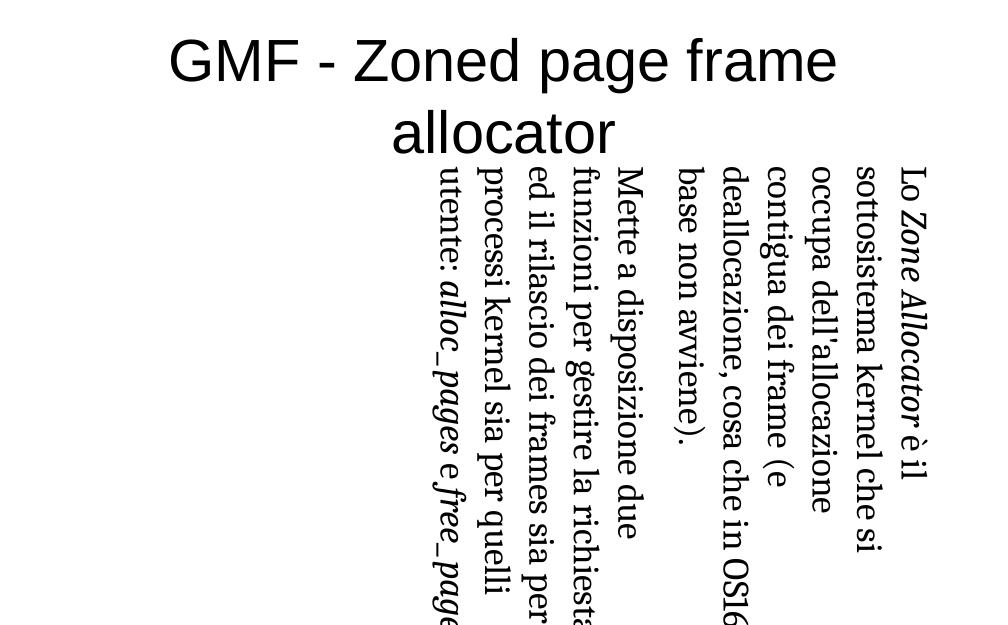
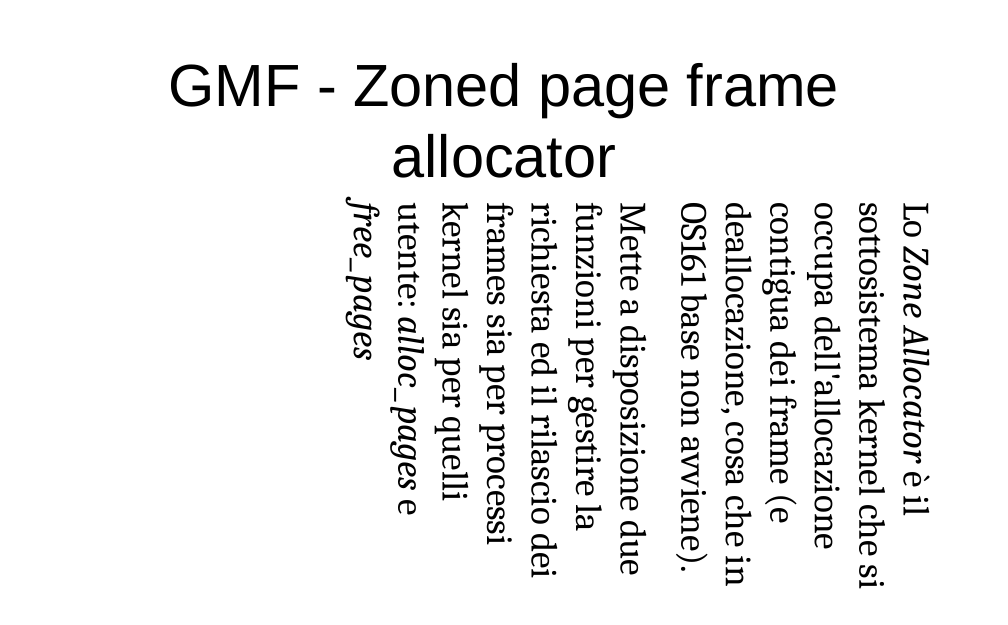
Before and after one commit to ProgrammazioneDiSistema2023-IA-ZZ/Group04, a slide deck: slide 12 of MentOS - Gestione Memoria.odp (slide 11 before the commit). Drawn at 1008x625 pixels with LibreOffice and Linux fonts; fonts in the diff are those of the drawing. Boxes give left, top, right and bottom in pixels: in the first picture for what was removed or moved away, otherwise in the second. Text is boxed around its words. In the diff, an @@ line names an element or a change of style, - is before the commit and + after.

```diff
--- a/MentOS - Gestione Memoria.odp
+++ b/MentOS - Gestione Memoria.odp
@@ title "GMF - Zoned page frame ..." moved from (x1=169, y1=38, x2=839, y2=154) to (x1=169, y1=63, x2=839, y2=178) @@
@@ text "Lo Zone Allocator è il ..." rewrapped from (x1=431, y1=169, x2=940, y2=625) to (x1=345, y1=205, x2=942, y2=589) @@
```
Also in this commit, not shown: 4 other slides changed, 14 slides added, 3 slides removed.
